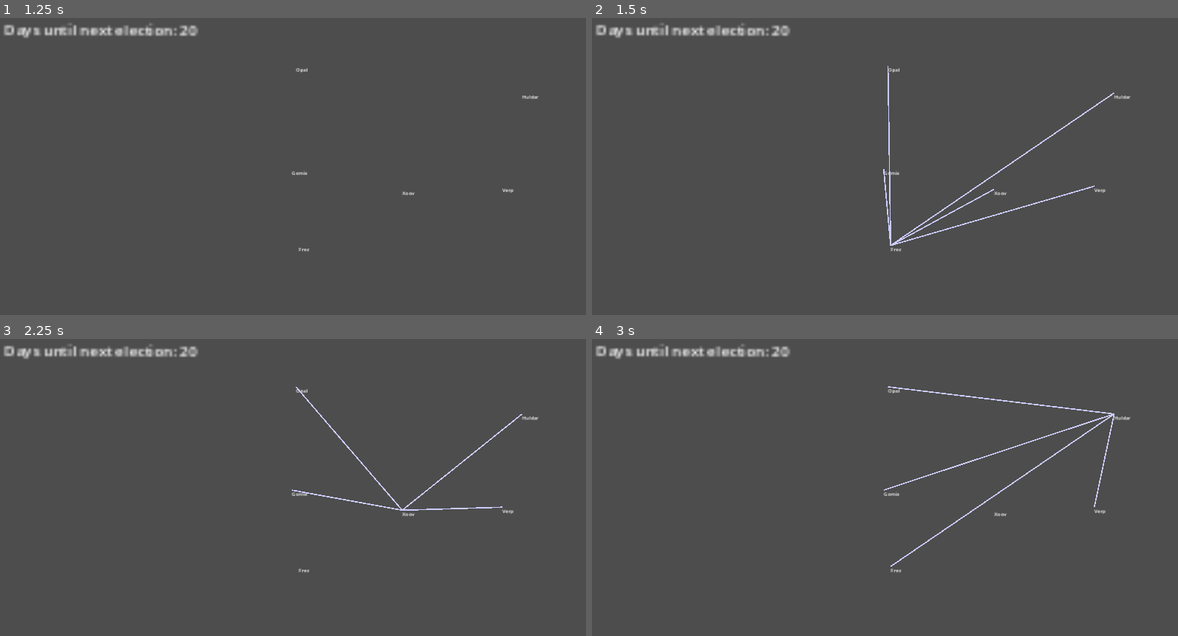
Above: before the commit, frames 1-4 (two rows, left to right).
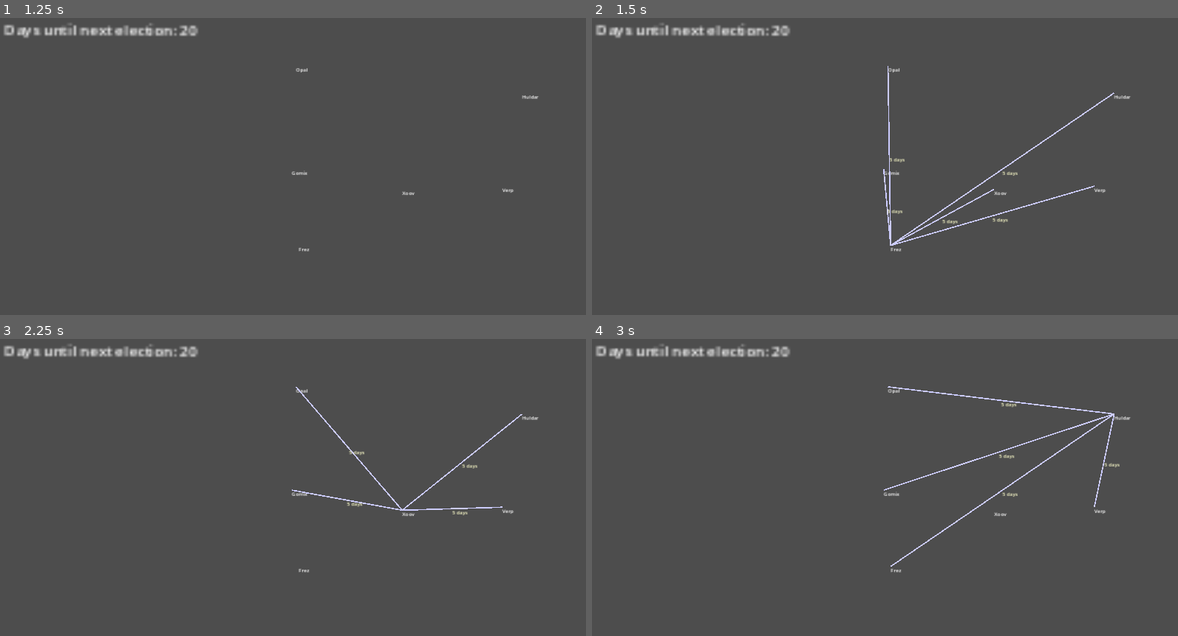
Above: after the commit, the same moments.

Repository: TheWorldisWatchingGameJam/TheWorldisWatching
Game: Godot game, scene res://Scenes/main.tscn
Same seed, same stepped clock (60 frames per second), same inputs: the game is played once before the commit and once after it. The engine's default icon, where the game draws it, is replaced by a stand-in: a white triangle on a blue panel in a dark square.
Inputs (mouse positions are in pixels of both pictures, inside the frame that each line leads up to):
- Up to frame 1 (1.25 s): tap Enter at 0.5 s; move the mouse to (169, 208) at 0.52 s; click (169, 208) at 0.67 s
- Up to frame 2 (1.5 s): tap Space at 1.25 s; move the mouse to (890, 246) at 1.27 s; click (890, 246) at 1.42 s
- Up to frame 3 (2.25 s): tap Enter at 2 s; move the mouse to (404, 511) at 2.02 s; click (404, 511) at 2.17 s
- Up to frame 4 (3 s): tap Space at 2.75 s; move the mouse to (1113, 413) at 2.77 s; click (1113, 413) at 2.92 s

Frame 1 is identical in both runs. In frame 2, 0.1% of the frame differs, in the area x 50-73%, y 47-70%; in frame 3, less than 0.1%; in frame 4, less than 0.1%.
Error in both runs: Invalid assignment of property or key 'texture' with value of type 'CompressedTexture2D' on a base object of type 'Nil'. (res://PlanetNode.gd:16)

Commit message:
time labels

Diff:
--- a/TWIW/PlanetNode.gd
+++ b/TWIW/PlanetNode.gd
@@ -64,10 +64,8 @@
 # Hover detection
 func _on_mouse_entered():
 	if planet_data != null and galaxy_manager != null:
-		print("HOVER ENTER planet:", planet_data.name)
 		galaxy_manager.show_planet_connections(planet_data.id)
 
 func _on_mouse_exited():
 	if planet_data != null and galaxy_manager != null:
-		print("HOVER EXIT planet:", planet_data.name)
 		galaxy_manager.hide_planet_connections(planet_data.id)
--- a/TWIW/Scripts/galaxy_manager.gd
+++ b/TWIW/Scripts/galaxy_manager.gd
@@ -115,13 +115,14 @@
 
 # Draw connections visually
 # Draw connections visually
+# Draw connections visually
 func draw_connections():
 	if connections_node:
 		connections_node.queue_free()
 
 	connections_node = Node2D.new()
 	connections_node.name = "Connections"
-	connections_node.visible = true  # Lines exist, hidden individually via planet_lines
+	connections_node.visible = true
 	get_tree().get_root().add_child(connections_node)
 
 	planet_lines.clear()
@@ -144,17 +145,36 @@
 				line.default_color = Color(0.8, 0.8, 1.0)
 
 				# Convert world positions to connections_node local space
-				line.add_point(connections_node.to_local(from_pos))
-				line.add_point(connections_node.to_local(to_pos))
-
-				line.visible = false  # Hide initially
+				var local_from = connections_node.to_local(from_pos)
+				var local_to = connections_node.to_local(to_pos)
+
+				line.add_point(local_from)
+				line.add_point(local_to)
+				line.visible = false
 				connections_node.add_child(line)
 
-				# Store under both planets for hover
-				planet_lines[from_id].append(line)
+# --- Add travel time label ---
+				var label = Label.new()
+				label.text = str(conn.days) + " days"
+				label.modulate = Color(1, 1, 0.8)
+				label.visible = false
+
+				# Position label at midpoint of line
+				var midpoint = (local_from + local_to) / 2
+				label.position = midpoint
+
+				# Center the text and offset so it appears above the line
+				label.horizontal_alignment = HORIZONTAL_ALIGNMENT_CENTER
+				label.vertical_alignment = VERTICAL_ALIGNMENT_CENTER
+				label.pivot_offset = label.size / 2  # Center pivot
+
+				connections_node.add_child(label)
+
+				# Store both line and label together
+				planet_lines[from_id].append({"line": line, "label": label})
 				if to_id not in planet_lines:
 					planet_lines[to_id] = []
-				planet_lines[to_id].append(line)
+				planet_lines[to_id].append({"line": line, "label": label})
 
 
 
@@ -173,10 +193,12 @@
 
 func show_planet_connections(planet_id: String):
 	if planet_id in planet_lines:
-		for line in planet_lines[planet_id]:
-			line.visible = true
+		for entry in planet_lines[planet_id]:
+			entry.line.visible = true
+			entry.label.visible = true
 
 func hide_planet_connections(planet_id: String):
 	if planet_id in planet_lines:
-		for line in planet_lines[planet_id]:
-			line.visible = false
+		for entry in planet_lines[planet_id]:
+			entry.line.visible = false
+			entry.label.visible = false
